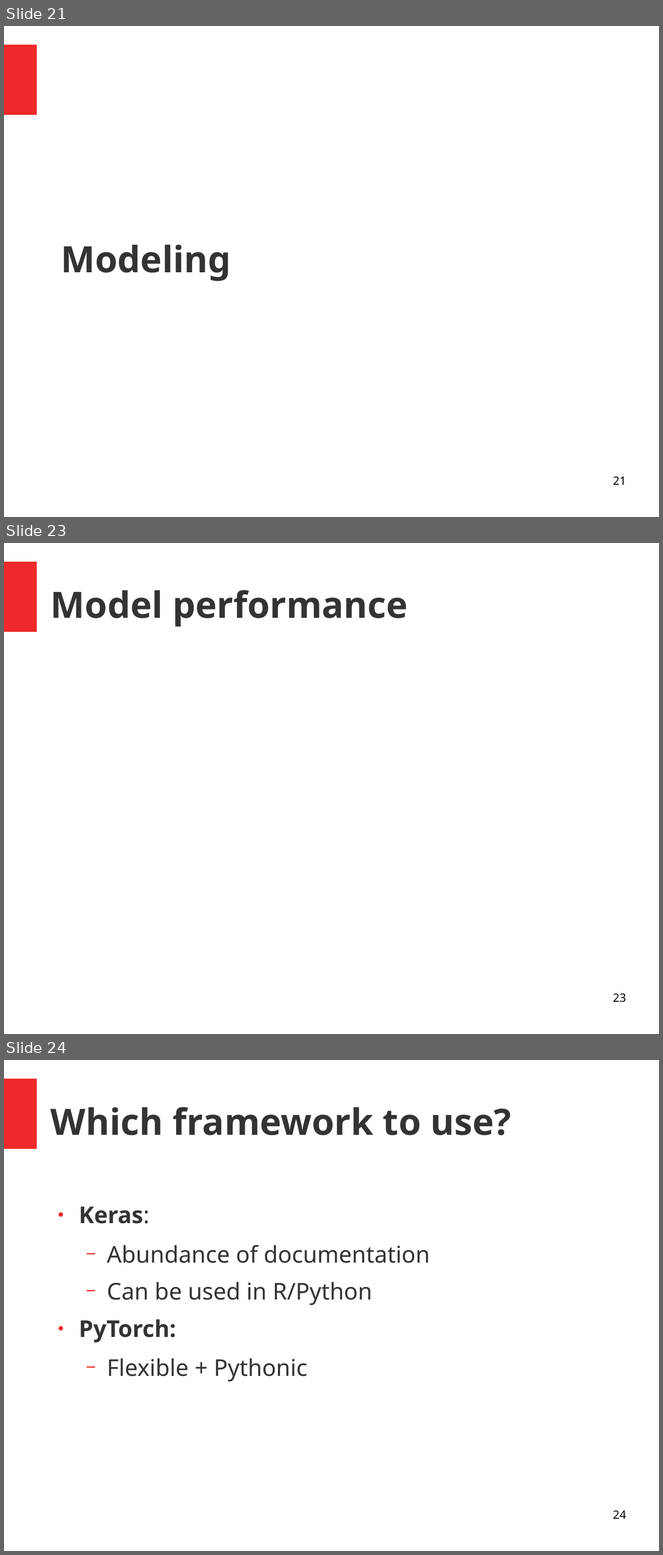
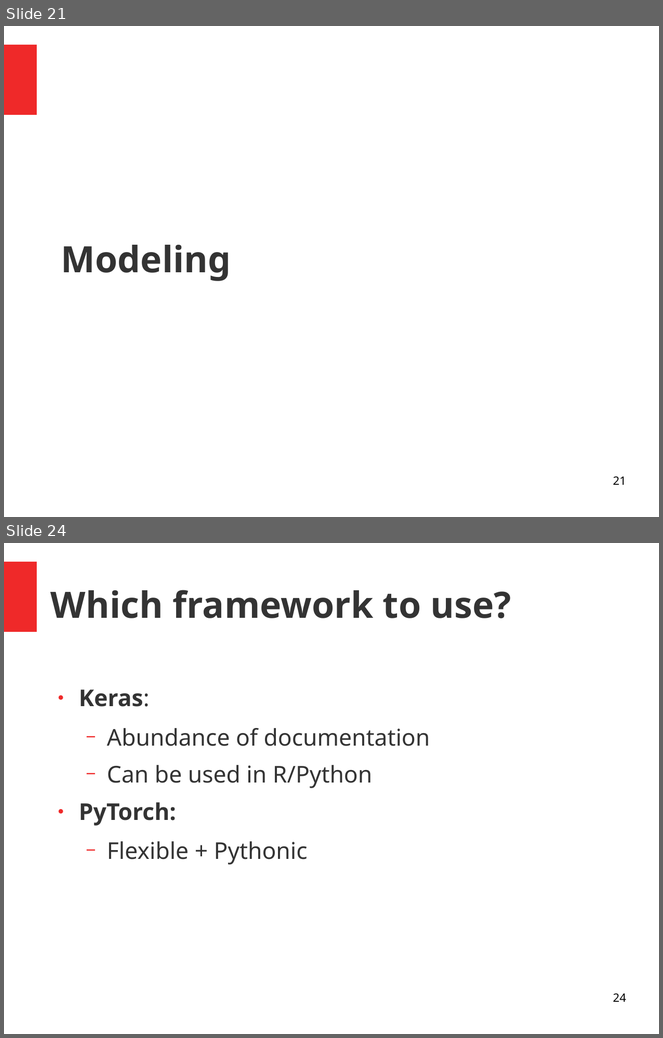
Before and after one commit to JasperHG90/Phonorm, a slide deck: docs/phonorm.odp. Shown one above the other, each under a label of ours: slides 21, 23 and 24 before the commit, slides 21 and 24 after it; the slides between them are not shown. The pictures are 663x1555 and 663x1038 pixels, drawn with LibreOffice and Linux fonts; fonts in the diff are those of the drawing. Boxes give left, top, right and bottom in pixels: in the first picture for what was removed or moved away, otherwise in the second. Text is boxed around its words. In the diff, an @@ line names an element or a change of style, - is before the commit and + after.

```diff
--- a/docs/phonorm.odp
+++ b/docs/phonorm.odp
@@ slide 23 removed at (4,543,659,1034), background #FFFFFF; not listed: 1 template element that a slide beside it also shows @@
@@ title removed at (51,590,408,627) @@
-Model performance
@@ page number removed at (613,994,626,1003) @@
-23
```
Also in this commit, not shown: 7 slides changed, 3 slides added, 3 other slides removed, 1 other file.
